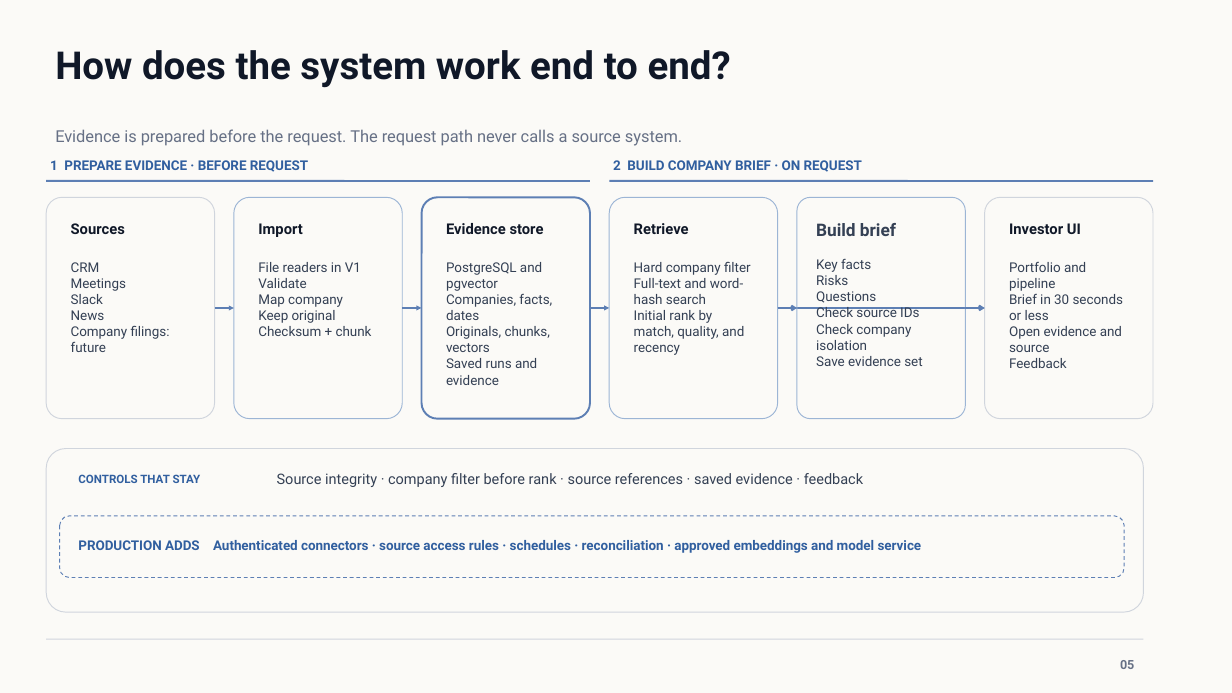
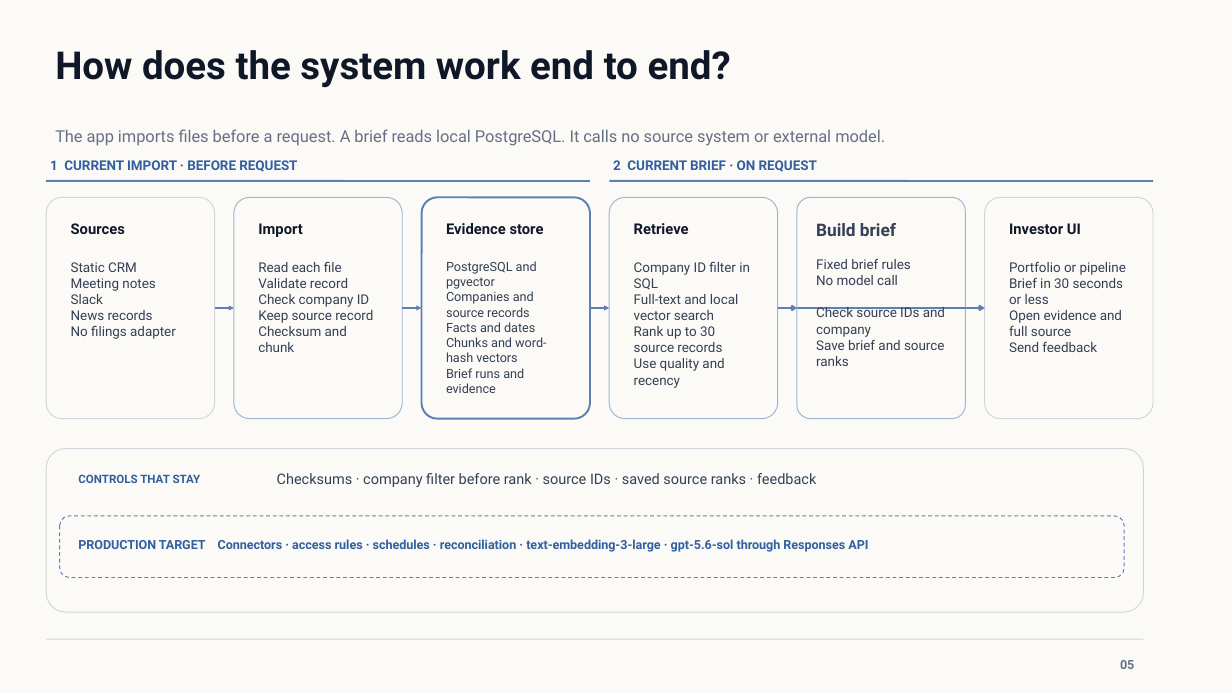
Before and after one commit to osuthorpe/LENS-POC, a slide deck: slide 5 of docs/AVIC-Portfolio-Intelligence-Brief.pptx. Drawn at 1232x693 pixels with LibreOffice and Linux fonts; fonts in the diff are those of the drawing. Boxes give left, top, right and bottom in pixels: in the first picture for what was removed or moved away, otherwise in the second. Text is boxed around its words. In the diff, an @@ line names an element or a change of style, - is before the commit and + after.

Commit message:
Clarify app flow and production models

```diff
--- a/docs/AVIC-Portfolio-Intelligence-Brief.pptx
+++ b/docs/AVIC-Portfolio-Intelligence-Brief.pptx
@@ text at box(55, 129, 885, 146): text changed; size 12.7 to 12.8 pt @@
-Evidence is prepared before the request. The request path never calls a source system.
+The app imports files before a request. A brief reads local PostgreSQL. It calls no source system or external model.
@@ text at box(50, 160, 297, 172): text changed @@
-1 PREPARE EVIDENCE · BEFORE REQUEST
+1 CURRENT IMPORT · BEFORE REQUEST
@@ text at box(613, 160, 817, 172): text changed @@
-2 BUILD COMPANY BRIEF · ON REQUEST
+2 CURRENT BRIEF · ON REQUEST
@@ text at box(71, 262, 155, 291): text changed @@
-CRM
-Meetings
+Static CRM
+Meeting notes
@@ text at box(258, 262, 373, 352): text changed @@
-File readers in V1
-Validate
-Map company
-Keep original
-Checksum + chunk
+Read each file
+Validate record
+Check company ID
+Keep source record
+Checksum and chunk
@@ text at box(446, 261, 537, 289): size 10.5 to 9.9 pt in "PostgreSQL and pgvector" @@
@@ text at box(634, 262, 750, 388): text changed @@
-Hard company filter
-Full-text and word-hash search
-Initial rank by match, quality, and recency
+Company ID filter in SQL
+Full-text and local vector search
+Rank up to 30 source records
+Use quality and recency
@@ text at box(816, 259, 945, 366): text changed @@
-Key facts
-Risks
-Questions
-Check source IDs
-Check company isolation
-Save evidence set
+Fixed brief rules
+No model call
+Check source IDs and company
+Save brief and source ranks
@@ text at box(1009, 262, 1126, 275): text changed @@
-Portfolio and pipeline
+Portfolio or pipeline
@@ text at box(446, 291, 546, 393): text changed; size 10.5 to 9.9 pt @@
-Companies, facts, dates
-Originals, chunks, vectors
-Saved runs and evidence
+Companies and source records
+Facts and dates
+Chunks and word-hash vectors
+Brief runs and evidence
@@ text at box(71, 310, 176, 339): text changed @@
-News
-Company filings: future
+News records
+No filings adapter
@@ text at box(1009, 310, 1122, 352): text changed @@
-Open evidence and source
-Feedback
+Open evidence and full source
+Send feedback
@@ text at box(277, 473, 816, 487): text changed @@
-Source integrity · company filter before rank · source references · saved evidence · feedback
+Checksums · company filter before rank · source IDs · saved source ranks · feedback
@@ text at box(78, 539, 868, 552): text changed; size 10.5 to 9.8 pt @@
-PRODUCTION ADDS Authenticated connectors · source access rules · schedules · reconciliation · approved embeddings and model service
+PRODUCTION TARGET Connectors · access rules · schedules · reconciliation · text-embedding-3-large · gpt-5.6-sol through Responses API
```
Also in this commit, not shown: 3 other slides changed.
